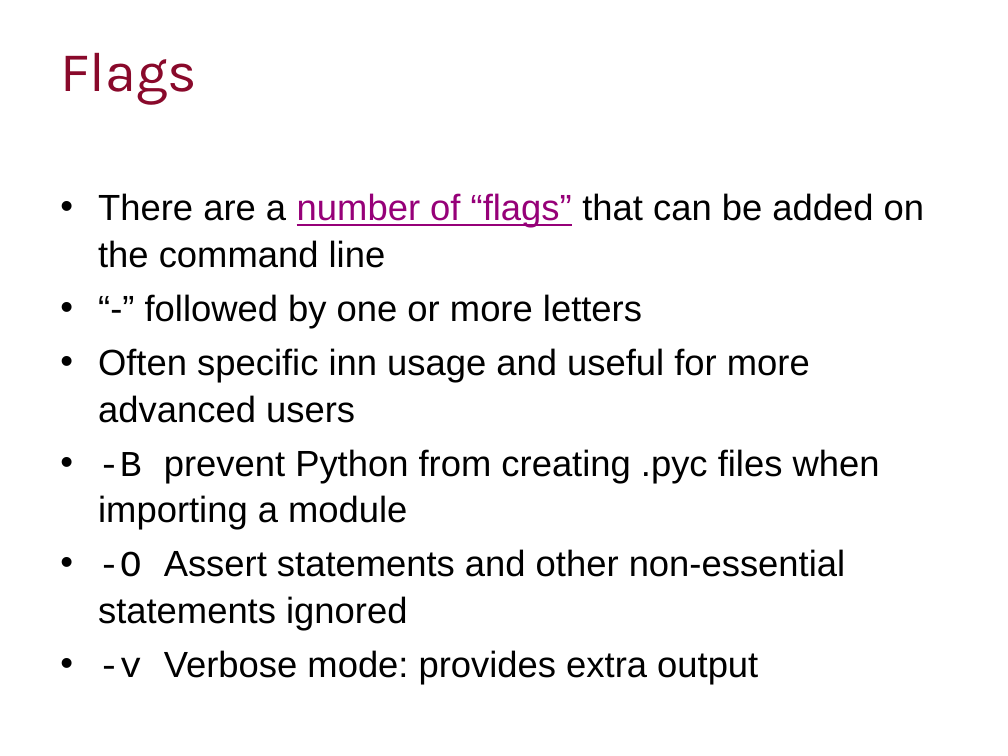
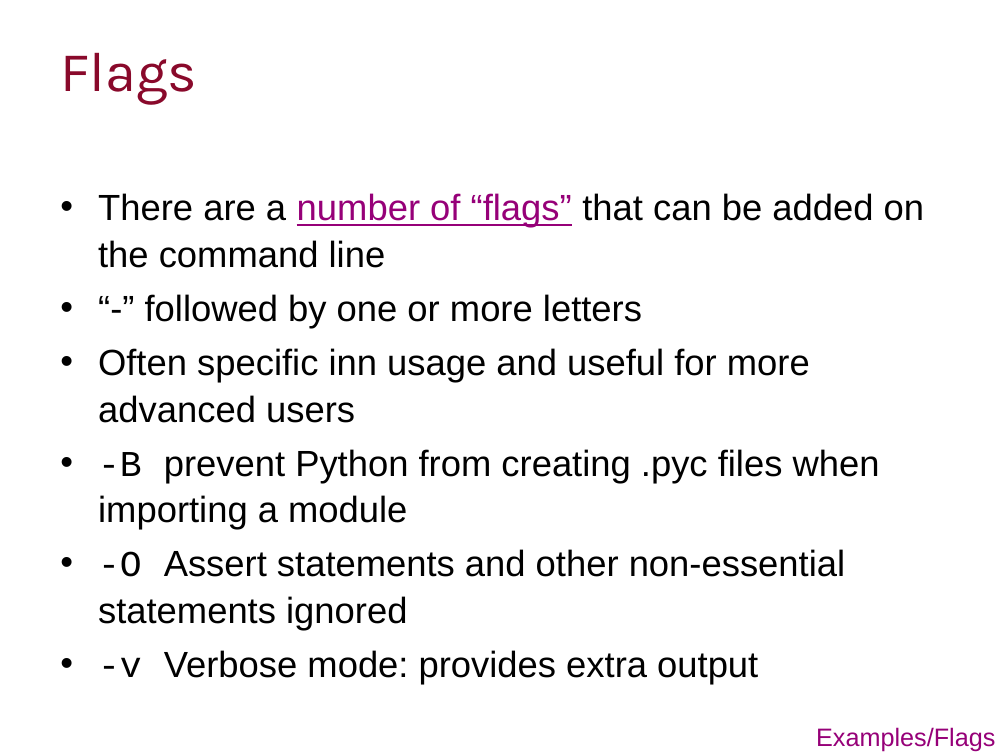
Before and after one commit to ImperialCollegeLondon/RCDS-managing-and-running-python-effectively, a slide deck: slide 26 of Managing and Running Python Effectively.pptx. Drawn at 1008x756 pixels with LibreOffice and Linux fonts; fonts in the diff are those of the drawing; background and template pictures are left out. Boxes give left, top, right and bottom in pixels: in the first picture for what was removed or moved away, otherwise in the second. Text is boxed around its words. In the diff, an @@ line names an element or a change of style, - is before the commit and + after.

```diff
--- a/Managing and Running Python Effectively.pptx
+++ b/Managing and Running Python Effectively.pptx
@@ text added at (816, 727, 995, 752), 18 pt, text #960078 @@
+Examples/Flags
```
Also in this commit, not shown: 6 other slides changed, 8 slides added, 5 other files.
